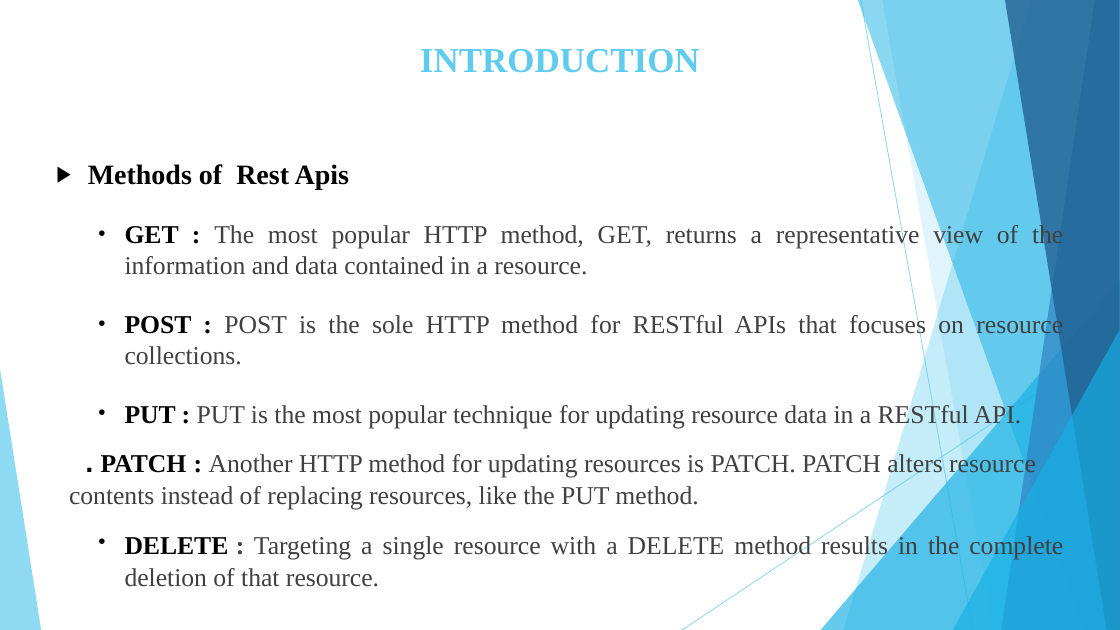
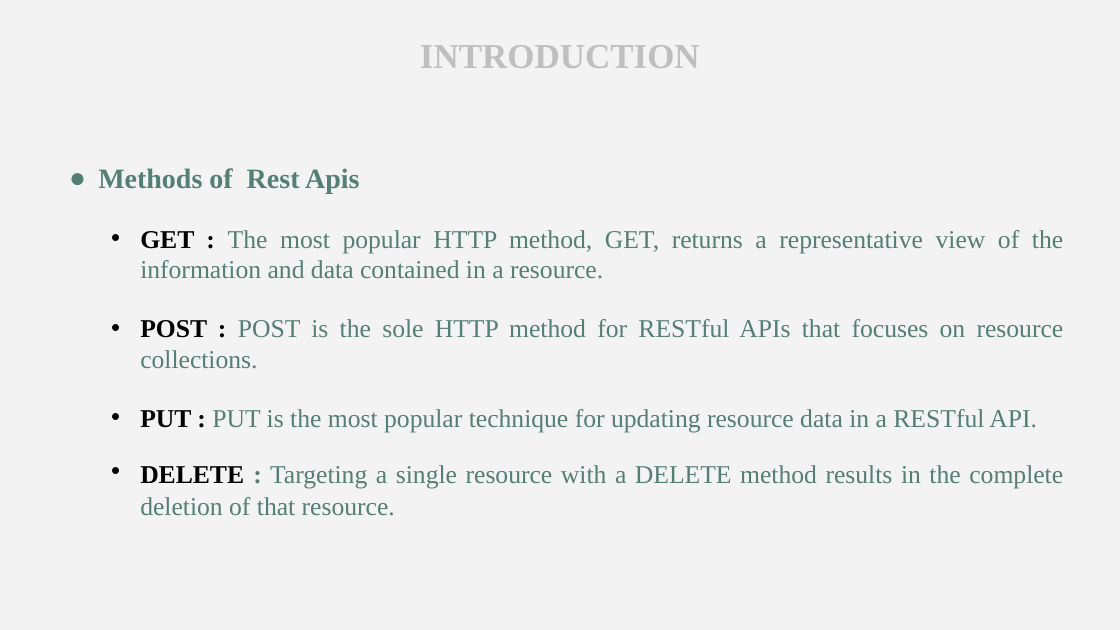
Before and after one commit to Mohammed-Jabi/Internship-Reports, a slide deck: slide 8 of Internship Presentation.pptx. Drawn at 1120x630 pixels with LibreOffice and Linux fonts; fonts in the diff are those of the drawing. Boxes give left, top, right and bottom in pixels: in the first picture for what was removed or moved away, otherwise in the second. Text is boxed around its words. In the diff, an @@ line names an element or a change of style, - is before the commit and + after.

```diff
--- a/Internship Presentation.pptx
+++ b/Internship Presentation.pptx
@@ background #FFFFFF to #F3F3F3 @@
@@ title "INTRODUCTION" at bbox=[420, 45, 700, 68]: text colour #5FCBEF to #BFBFBF @@
@@ text "Methods of Rest Apis" at bbox=[98, 168, 1064, 516]: text colour #000000 to #547F75 in "Methods of Rest Apis"; text colour #404040 to #547F75 in "The most popular HTTP method, GET, returns ...", "POST is the sole HTTP method for ...", "PUT is the most popular technique for ...", ": Targeting a single resource with a ..."; bullet ▶ to ●; less space between paragraphs; indent changed; more space between paragraphs @@
@@ group removed at bbox=[0, 0, 1120, 630]: 5 freeform shapes, 3 triangles, 2 lines @@
@@ text at bbox=[69, 452, 1036, 510]: paragraph removed @@
-. PATCH : Another HTTP method for updating resources is PATCH. PATCH alters resource contents instead of replacing resources, like the PUT method.
```
Also in this commit, not shown: 24 other slides changed.
